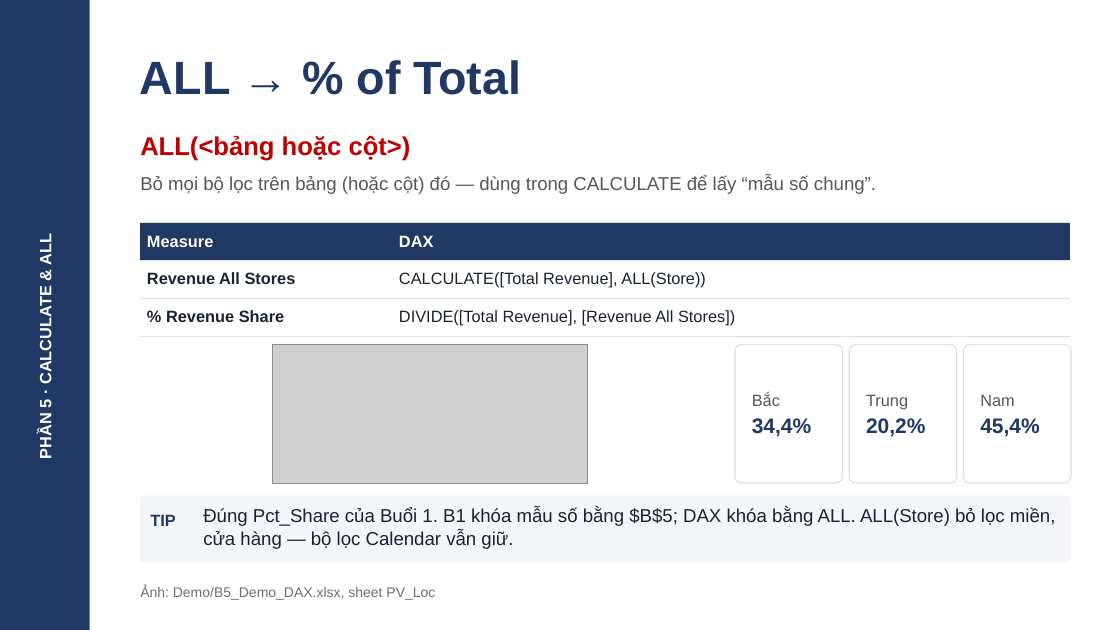
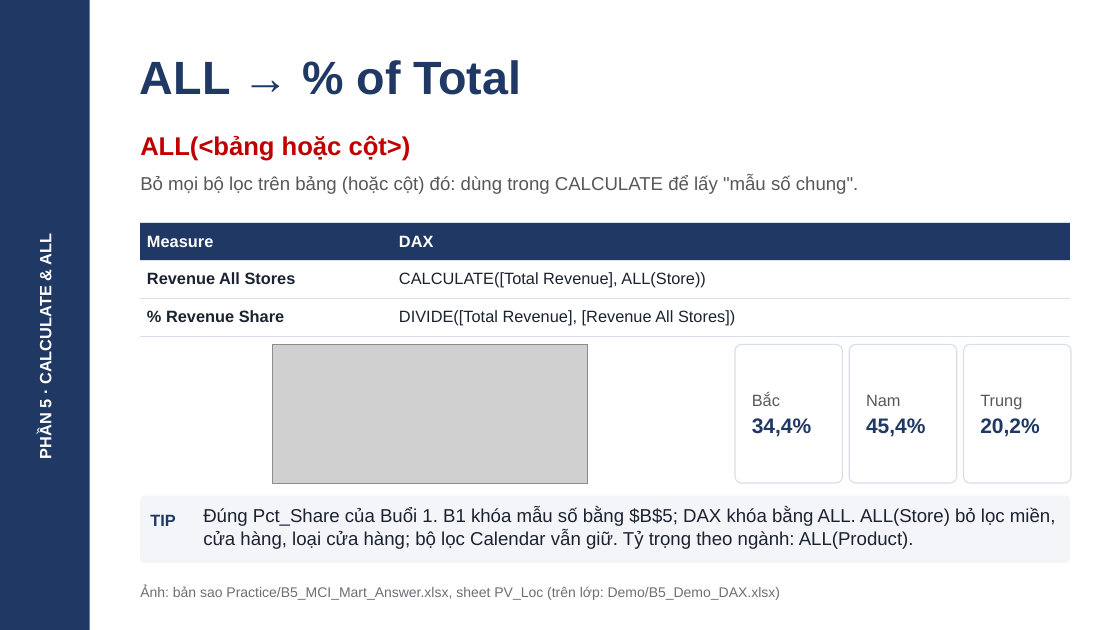
Before and after one commit to lenhan555/mci-excel, a slide deck: slide 23 of 1_Sessions/B5_Data_Model_DAX/Slide_B5.pptx. Drawn at 1120x630 pixels with LibreOffice and Linux fonts; fonts in the diff are those of the drawing; grey boxes stand for pictures. Boxes give left, top, right and bottom in pixels: in the first picture for what was removed or moved away, otherwise in the second. Text is boxed around its words. In the diff, an @@ line names an element or a change of style, - is before the commit and + after.

```diff
--- a/1_Sessions/B5_Data_Model_DAX/Slide_B5.pptx
+++ b/1_Sessions/B5_Data_Model_DAX/Slide_B5.pptx
@@ text at <box>140,176,859,194</box>: text changed @@
-Bỏ mọi bộ lọc trên bảng (hoặc cột) đó — dùng trong CALCULATE để lấy “mẫu số chung”.
+Bỏ mọi bộ lọc trên bảng (hoặc cột) đó: dùng trong CALCULATE để lấy "mẫu số chung".
@@ text "Nam": place and size @@
-text "Nam" at <box>980,394,1040,437</box>
+text "Nam" at <box>866,394,926,437</box>
@@ text "Trung": place and size @@
-text "Trung" at <box>866,394,926,437</box>
+text "Trung" at <box>980,394,1040,437</box>
@@ text at <box>203,508,1055,549</box>: text changed @@
-Đúng Pct_Share của Buổi 1. B1 khóa mẫu số bằng $B$5; DAX khóa bằng ALL. ALL(Store) bỏ lọc miền, cửa hàng — bộ lọc Calendar vẫn giữ.
+Đúng Pct_Share của Buổi 1. B1 khóa mẫu số bằng $B$5; DAX khóa bằng ALL. ALL(Store) bỏ lọc miền, cửa hàng, loại cửa hàng; bộ lọc Calendar vẫn giữ. Tỷ trọng theo ngành: ALL(Product).
@@ text at <box>140,586,780,600</box>: text changed @@
-Ảnh: Demo/B5_Demo_DAX.xlsx, sheet PV_Loc
+Ảnh: bản sao Practice/B5_MCI_Mart_Answer.xlsx, sheet PV_Loc (trên lớp: Demo/B5_Demo_DAX.xlsx)
```
Also in this commit, not shown: 26 other slides changed, 19 other files.
